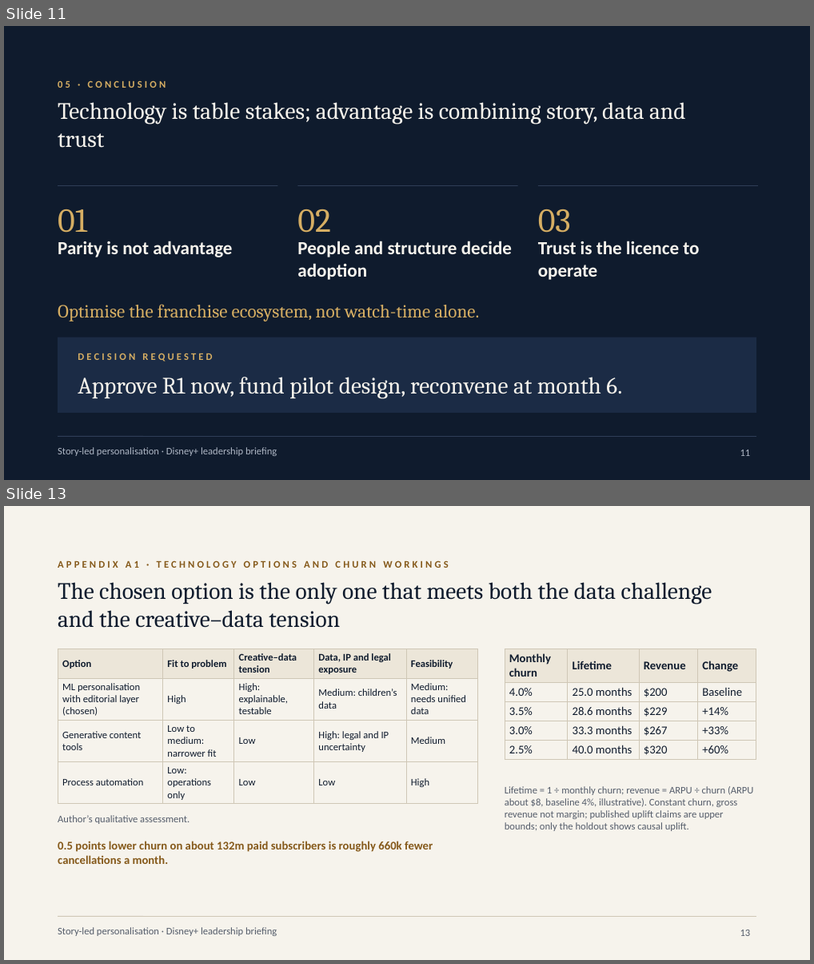
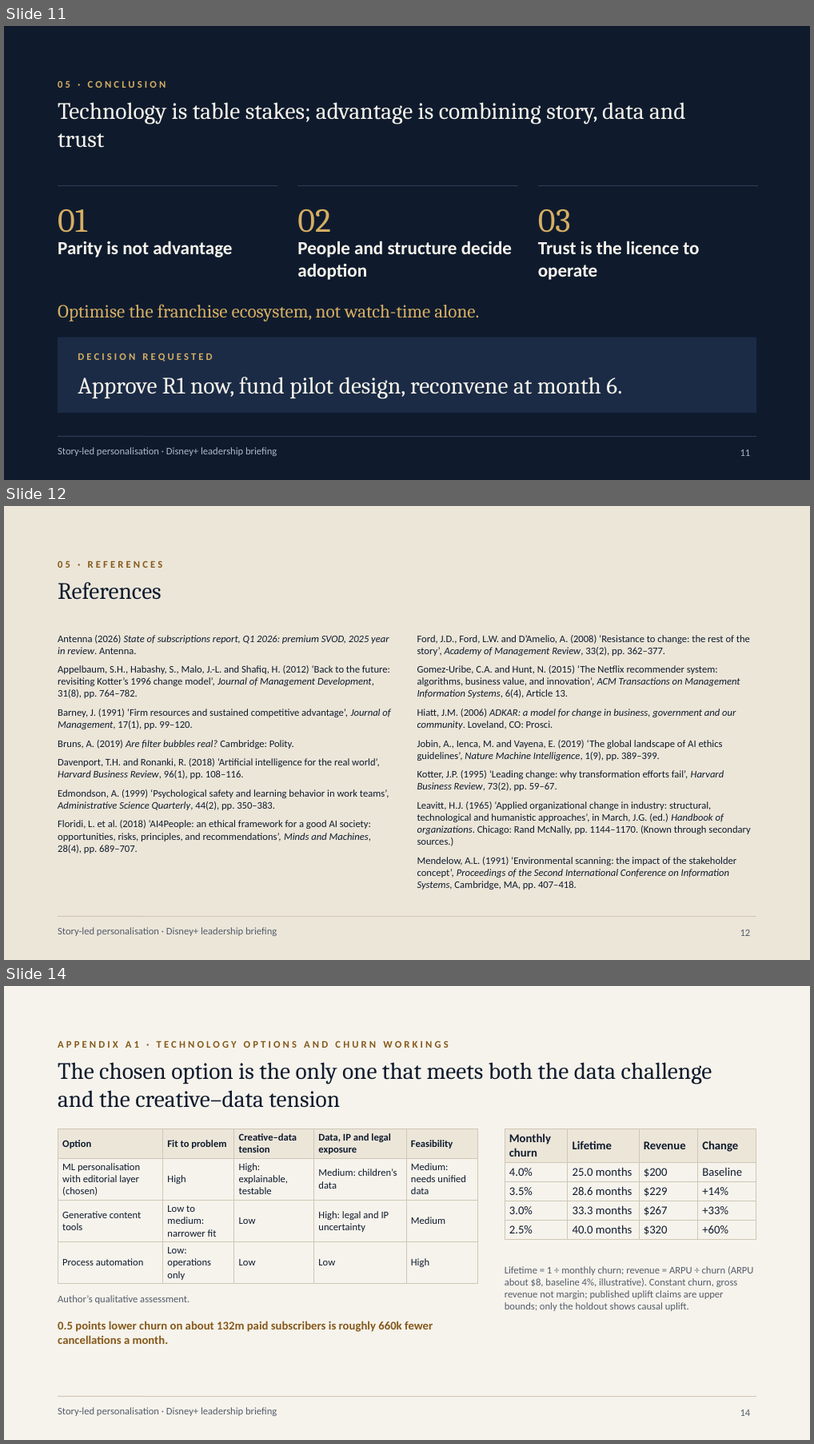
Before and after one commit to karanrg22-svg/skill, a slide deck: output/A_Corporate_Editorial.pptx. Shown one above the other, each under a label of ours: slides 11 and 13 before the commit, slides 11, 12 and 14 after it; the slides between them are not shown. The pictures are 814x964 and 814x1444 pixels, drawn with LibreOffice and Linux fonts; fonts in the diff are those of the drawing. Boxes give left, top, right and bottom in pixels: in the first picture for what was removed or moved away, otherwise in the second. Text is boxed around its words. In the diff, an @@ line names an element or a change of style, - is before the commit and + after.

```diff
--- a/output/A_Corporate_Editorial.pptx
+++ b/output/A_Corporate_Editorial.pptx
@@ slide 12 added at <box>4,506,810,960</box>, background #ECE6D9; not listed: 2 template elements that a slide beside it also shows @@
@@ text added at <box>58,560,163,568</box>, 12 pt, text #85591A, bold @@
+05 · REFERENCES
@@ text added at <box>58,582,162,599</box>, 28 pt, text #0F1B2D @@
+References
@@ text added at <box>58,635,390,853</box>, 12 pt, text #0F1B2D @@
+Antenna (2026) State of subscriptions report, Q1 2026: premium SVOD, 2025 year in review. Antenna.
+Appelbaum, S.H., Habashy, S., Malo, J.-L. and Shafiq, H. (2012) ‘Back to the future: revisiting Kotter’s 1996 change model’, Journal of Management Development, 31(8), pp. 764–782.
+Barney, J. (1991) ‘Firm resources and sustained competitive advantage’, Journal of Management, 17(1), pp. 99–120.
+Bruns, A. (2019) Are filter bubbles real? Cambridge: Polity.
+Davenport, T.H. and Ronanki, R. (2018) ‘Artificial intelligence for the real world’, Harvard Business Review, 96(1), pp. 108–116.
+Edmondson, A. (1999) ‘Psychological safety and learning behavior in work teams’, Administrative Science Quarterly, 44(2), pp. 350–383.
+Floridi, L. et al. (2018) ‘AI4People: an ethical framework for a good AI society: opportunities, risks, principles, and recommendations’, Minds and Machines, 28(4), pp. 689–707.
@@ text added at <box>418,635,750,889</box>, 12 pt, text #0F1B2D @@
+Ford, J.D., Ford, L.W. and D’Amelio, A. (2008) ‘Resistance to change: the rest of the story’, Academy of Management Review, 33(2), pp. 362–377.
+Gomez-Uribe, C.A. and Hunt, N. (2015) ‘The Netflix recommender system: algorithms, business value, and innovation’, ACM Transactions on Management Information Systems, 6(4), Article 13.
+Hiatt, J.M. (2006) ADKAR: a model for change in business, government and our community. Loveland, CO: Prosci.
+Jobin, A., Ienca, M. and Vayena, E. (2019) ‘The global landscape of AI ethics guidelines’, Nature Machine Intelligence, 1(9), pp. 389–399.
+Kotter, J.P. (1995) ‘Leading change: why transformation efforts fail’, Harvard Business Review, 73(2), pp. 59–67.
+Leavitt, H.J. (1965) ‘Applied organizational change in industry: structural, technological and humanistic approaches’, in March, J.G. (ed.) Handbook of organizations. Chicago: Rand McNally, pp. 1144–1170. (Known through secondary sources.)
+Mendelow, A.L. (1991) ‘Environmental scanning: the impact of the stakeholder concept’, Proceedings of the Second International Conference on Information Systems, Cambridge, MA, pp. 407–418.
@@ page number added at <box>741,929,751,936</box>, 12 pt, text #555D6B @@
+12
@@ what was slide 13 is now slide 14 @@
@@ page number at <box>741,1409,751,1416</box>: text changed @@
-13
+14
```
Also in this commit, not shown: 2 slides changed, 1 other slide added, 1 slide removed, 5 other files.
